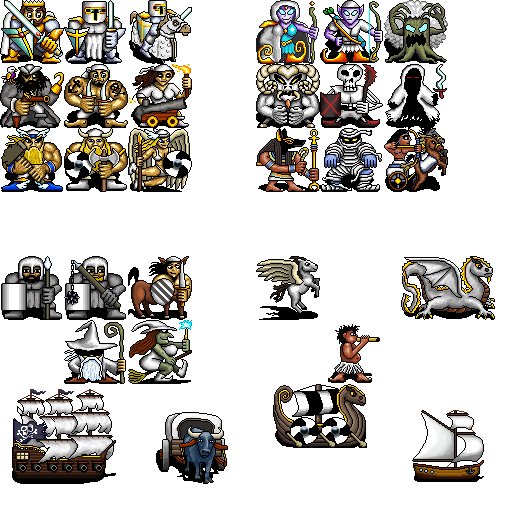
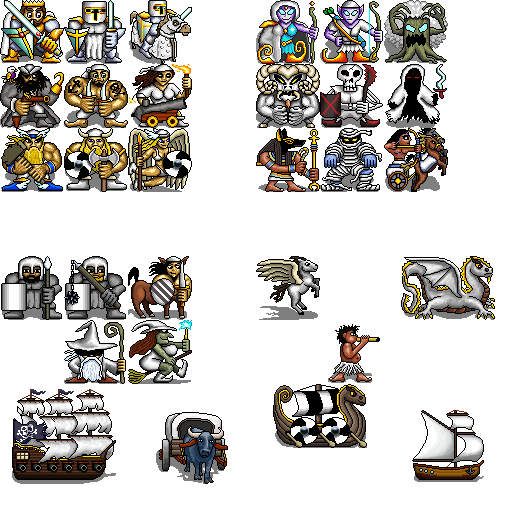
The second w=512, h=512 image is a revision of the first. Changes to its layers:
"Shadow": opacity 100% → 50% over (0, 29, 494, 484)
